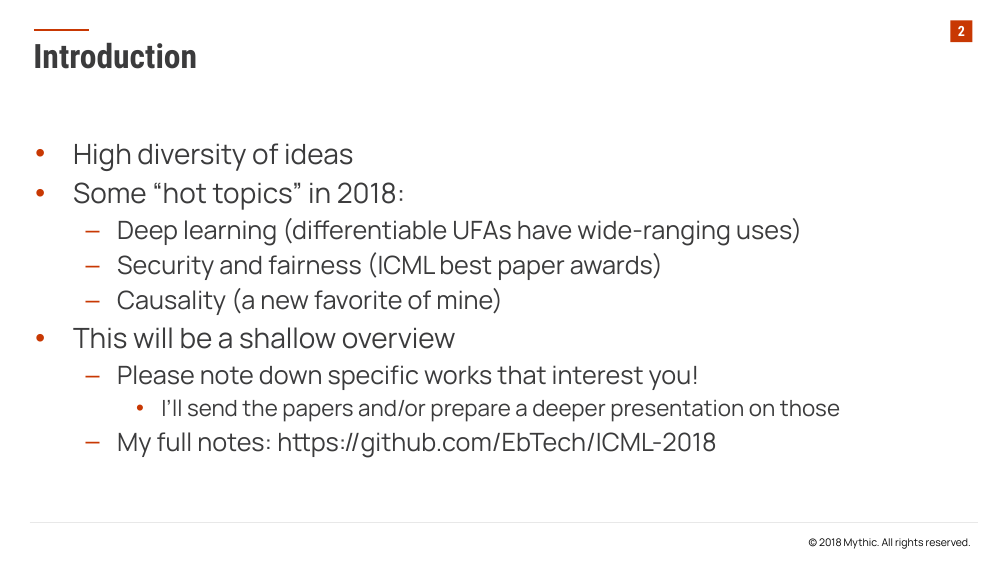
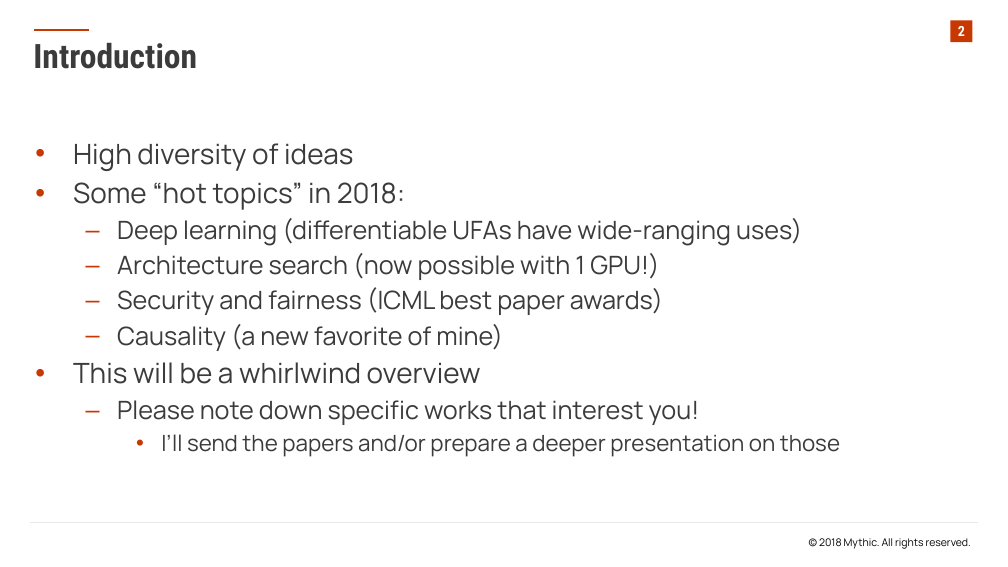
Before and after one commit to EbTech/ICML-2018, a slide deck: slide 2 of ICML 2018 Presentation.pptx. Drawn at 1008x567 pixels with LibreOffice and Linux fonts; fonts in the diff are those of the drawing; background and template pictures are left out. Boxes give left, top, right and bottom in pixels: in the first picture for what was removed or moved away, otherwise in the second. Text is boxed around its words. In the diff, an @@ line names an element or a change of style, - is before the commit and + after.

Commit message:
added mention of Differentiable Architecture Search (technically not ICML)

```diff
--- a/ICML 2018 Presentation.pptx
+++ b/ICML 2018 Presentation.pptx
@@ text at [117, 253, 659, 280]: paragraph added @@
+  – Architecture search (now possible with 1 GPU!)
@@ text at [73, 362, 481, 384]: text changed @@
-• This will be a shallow overview
+• This will be a whirlwind overview
@@ text at [117, 432, 716, 457]: paragraph removed @@
-  – My full notes: https://github.com/EbTech/ICML-2018
```
Also in this commit, not shown: 5 other slides changed.
